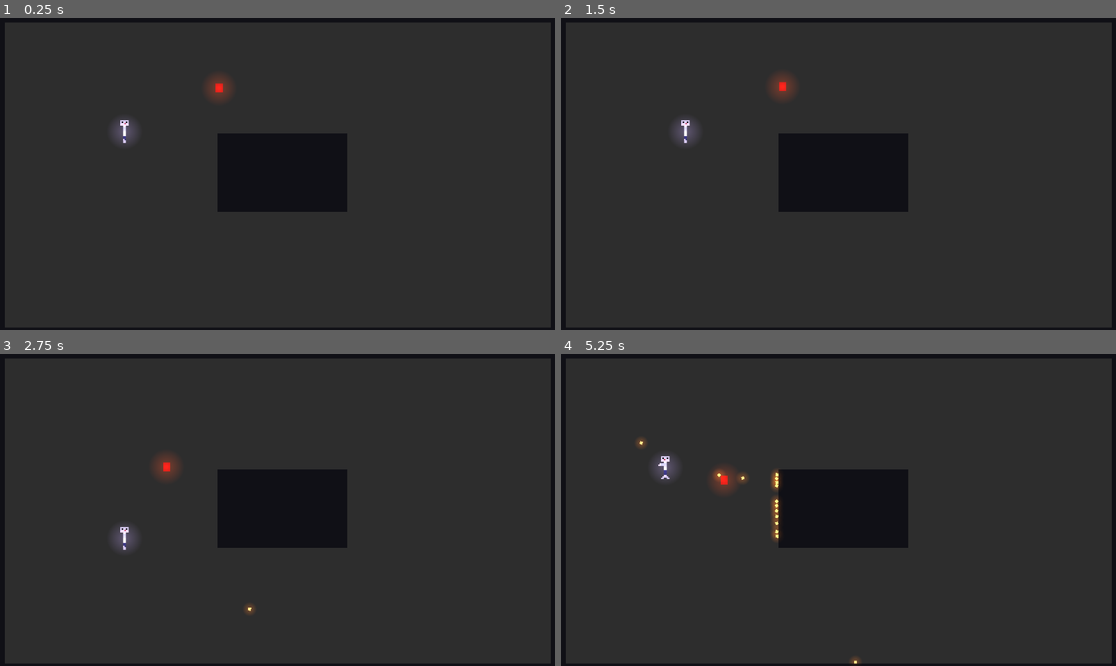
Above: before the commit, frames 1-4 (two rows, left to right).
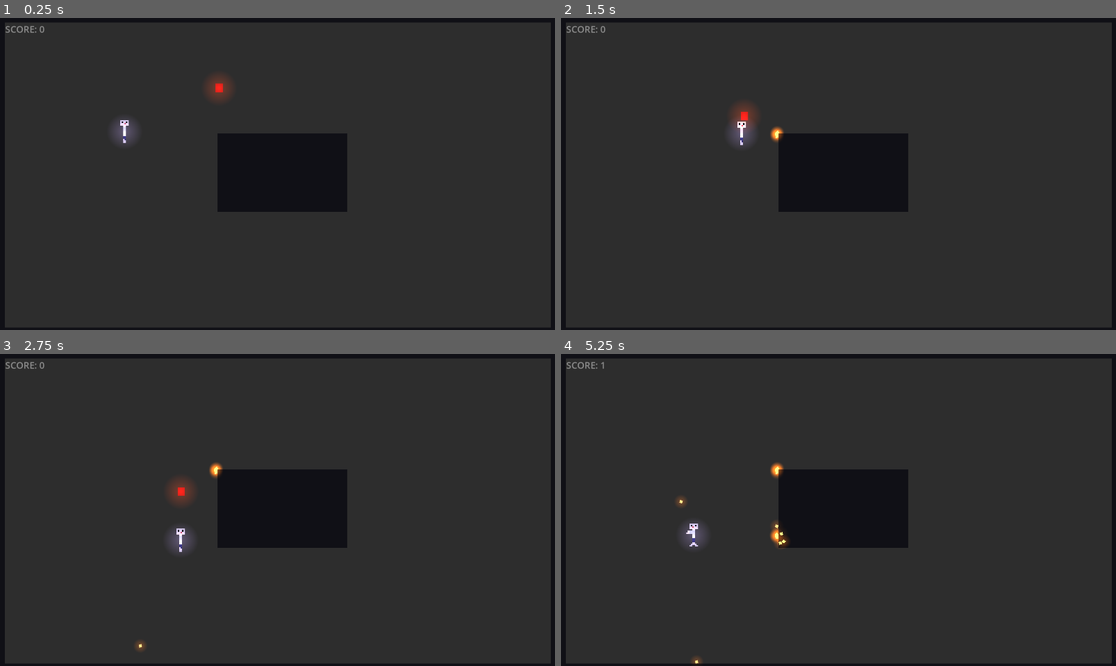
Above: after the commit, the same moments.

Repository: NoxLoveYa/2DSurvivorGodot
Game: Godot game, scene res://Main.tscn
Same seed, same stepped clock (60 frames per second), same inputs: the game is played once before the commit and once after it.
Inputs (mouse positions are in pixels of both pictures, inside the frame that each line leads up to):
- Up to frame 1 (0.25 s): no input
- Up to frame 2 (1.5 s): move the mouse to (960, 158) at 0.52 s; press the mouse at (960, 158) at 0.53 s; hold Right (move_right) 0.53-1.25 s; release the mouse at (960, 158) at 1.25 s; click (838, 174) at 1.27 s
- Up to frame 3 (2.75 s): move the mouse to (166, 525) at 2.02 s; hold S (move_down) from 2.03 s (still down); click (166, 525) at 2.1 s
- Up to frame 4 (5.25 s): move the mouse to (894, 441) at 2.77 s; release S (move_down) at 2.78 s; press the mouse at (894, 441) at 2.78 s; hold Right (move_right) 2.78-3.53 s; move the mouse to (810, 572) at 3.52 s; release the mouse at (810, 572) at 3.53 s; hold Up (move_up) 3.53-4.28 s; click (810, 572) at 3.6 s; move the mouse to (1005, 556) at 4.27 s; press the mouse at (1005, 556) at 4.28 s; hold Left (move_left) from 4.28 s (still down); move the mouse to (672, 463) at 5.02 s; release the mouse at (672, 463) at 5.03 s; click (672, 463) at 5.1 s

The runs differ from the first frame. In frame 1, less than 0.1% of the frame differs, in the area x 1-9%, y 2-5%; in frame 2, 1.2%; in frame 3, 1.4%; in frame 4, 1.5%, in the area x 1-54%, y 2-100%.

Commit message:
made bullets functionnal

Diff:
--- a/Bullet.tscn
+++ b/Bullet.tscn
@@ -6,6 +6,9 @@
 
 [sub_resource type="RectangleShape2D" id="RectangleShape2D_foyfq"]
 size = Vector2(10, 10)
+
+[sub_resource type="RectangleShape2D" id="RectangleShape2D_f5n3p"]
+size = Vector2(12, 12)
 
 [node name="AnimatableBody2D" type="AnimatableBody2D"]
 collision_layer = 2
@@ -29,3 +32,11 @@
 texture_filter = 1
 scale = Vector2(10, 10)
 texture = ExtResource("2_p8gvo")
+
+[node name="Area2D" type="Area2D" parent="."]
+
+[node name="CollisionShape2D" type="CollisionShape2D" parent="Area2D"]
+shape = SubResource("RectangleShape2D_f5n3p")
+
+[connection signal="enemy_damage" from="." to="." method="_on_enemy_damage"]
+[connection signal="area_entered" from="Area2D" to="." method="_on_area_2d_area_entered"]
--- a/Main.tscn
+++ b/Main.tscn
@@ -1,9 +1,13 @@
-[gd_scene load_steps=5 format=3 uid="uid://bqot2jtueiyvg"]
+[gd_scene load_steps=6 format=3 uid="uid://bqot2jtueiyvg"]
 
 [ext_resource type="Script" path="res://Scripts/Main.gd" id="1_g8sau"]
 [ext_resource type="PackedScene" uid="uid://bqkvtl5wcfst3" path="res://Map.tscn" id="1_skuis"]
 [ext_resource type="PackedScene" uid="uid://dgoi1ghypb5wp" path="res://Player.tscn" id="3_kkblk"]
 [ext_resource type="PackedScene" uid="uid://do1vfguwlpxam" path="res://Ennemy_basic.tscn" id="4_wdfeb"]
+
+[sub_resource type="LabelSettings" id="LabelSettings_lckco"]
+font_size = 32
+shadow_size = 0
 
 [node name="Main" type="Node"]
 script = ExtResource("1_g8sau")
@@ -18,6 +22,25 @@
 [node name="Enemy_basic" parent="Map" instance=ExtResource("4_wdfeb")]
 position = Vector2(805, 194)
 scale = Vector2(5, 5)
+health = 20
 speed = 200.0
-damage = 25
-attack_delay = 0.0
+damage = 2
+attack_delay = 0.15
+
+[node name="Control" type="Control" parent="."]
+layout_mode = 3
+anchors_preset = 0
+offset_right = 1912.0
+offset_bottom = 108.0
+
+[node name="Label" type="Label" parent="Control"]
+layout_mode = 0
+offset_left = 18.0
+offset_top = 16.0
+offset_right = 70.0
+offset_bottom = 42.0
+text = "Score: 0"
+label_settings = SubResource("LabelSettings_lckco")
+horizontal_alignment = 1
+vertical_alignment = 1
+uppercase = true
--- a/PlayerMovement.gd
+++ b/PlayerMovement.gd
@@ -1,12 +1,13 @@
 extends CharacterBody2D
 
+@export var score = 0
+
+@export var health = 100
 @export var Velocity = 500.0
 
-@export var health = 100
+@export var shoot_delay = 100.0
+@export var damage = 10.0
 
-@export var shoot_delay = 100.0
-
-# Called when the node enters the scene tree for the first time.
 func _ready():
 	pass
 
@@ -14,7 +15,7 @@
 
 @onready var animation_player = $AnimatedSprite2D
 @onready var lastShot = shoot_delay / 1000
-# Called every frame. 'delta' is the elapsed time since the previous frame.
+
 func _process(_delta):
 	#reset velocity to have sharp movement
 	velocity = Vector2(0.0, 0.0)
@@ -41,6 +42,7 @@
 	#move the character and check collisions
 	move_and_collide(velocity * _delta)
 
+	#shooting logic
 	if (lastShot <= 0):
 		if (Input.is_action_pressed("player_primary_attack")):
 			var bullet = bullet_scene.instantiate(PackedScene.GEN_EDIT_STATE_DISABLED)
--- a/Scripts/Bullets.gd
+++ b/Scripts/Bullets.gd
@@ -1,7 +1,8 @@
 extends AnimatableBody2D
 
+signal enemy_damage(enemy, damage)
+
 @export var speed = 400.0
-@export var damage = 10.0
 @export var direction = Vector2(-404, -404)
 
 func calculateRotationAngle(dir: Vector2) -> float:
@@ -21,3 +22,16 @@
 		$"..".remove_child.call_deferred(self)
 	elif (position.y > 1080 or position.y < 0):
 		$"..".remove_child.call_deferred(self)
+
+@onready var player = $"../Player"
+
+func _on_area_2d_area_entered(area):
+	var area_parent = area.get_parent()
+	if (not area_parent.name.begins_with("Enemy")):
+		return
+	$"..".remove_child.call_deferred(self)
+	area_parent.health -= player.damage
+	if (area_parent.health <= 0):
+		player.score += area_parent.points
+		$"../../Control/Label".text = str("Score: ", player.score)
+		area_parent.free()
--- a/Scripts/EnemieMovement.gd
+++ b/Scripts/EnemieMovement.gd
@@ -1,8 +1,9 @@
 extends CharacterBody2D
 
-signal player_damaged
+signal player_damaged(damaged)
 
 @export var health = 100
+@export var points = 1
 @export var speed = 500.0
 @export var damage = 1
 @export var attack_delay = 0.35
@@ -40,12 +41,12 @@
 		lastDamage -= dt
 		return
 	if (area == player_area):
-		player.health -= damage
+		emit_signal("player_damaged", damage)
 		lastDamage = attack_delay
-		emit_signal("player_damaged")
 
-var gameOverScene = preload("res://Game_over.tscn")
+const packedGameOver = preload("res://Game_over.tscn")
 
-func _on_player_damaged():
-	if (player.health <= 0):
-		get_tree().change_scene_to_packed(gameOverScene)
+func _on_player_damaged(damaged):
+	health -= damaged
+	if (health <= 0):
+		get_tree().change_scene_to_packed(packedGameOver)
Not shown: 1 places in Bullet.tscn that only renumber resources
